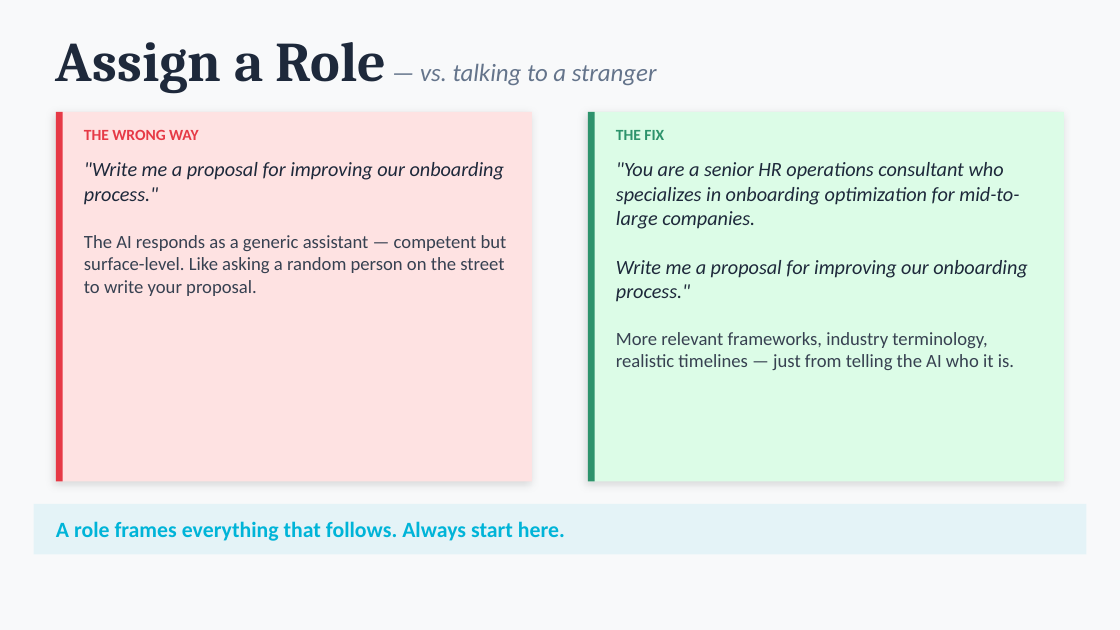
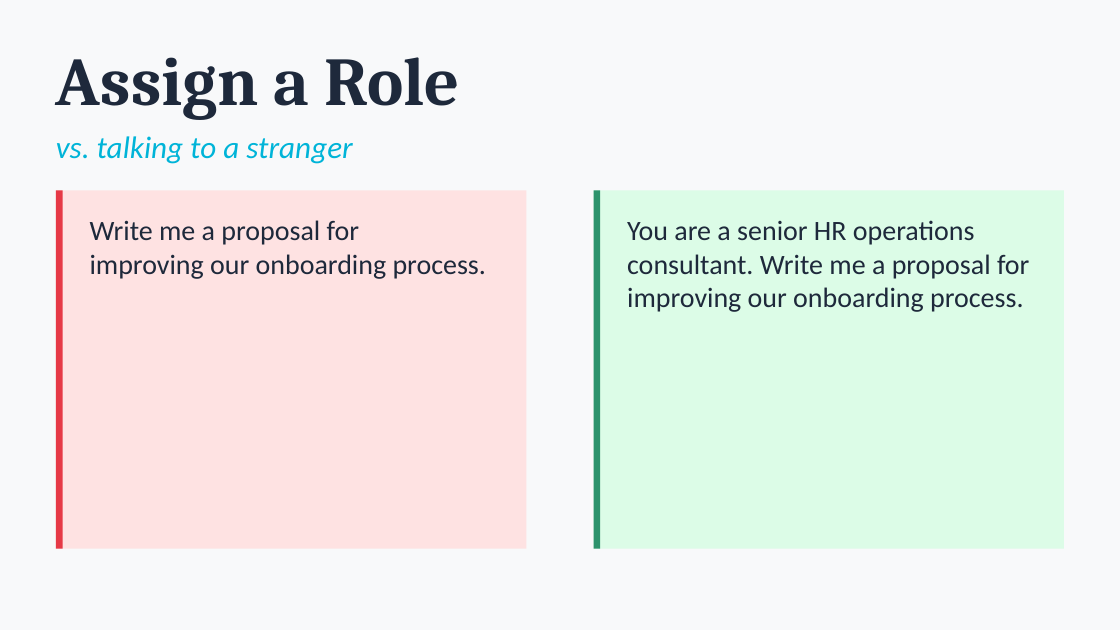
Before and after one commit to michaelengland/ai-best-practices, a slide deck: slide 25 of Getting-Agents-to-Give-Up-Their-Secrets.pptx (slide 18 before the commit). Drawn at 1120x630 pixels with LibreOffice and Linux fonts; fonts in the diff are those of the drawing. Boxes give left, top, right and bottom in pixels: in the first picture for what was removed or moved away, otherwise in the second. Text is boxed around its words. In the diff, an @@ line names an element or a change of style, - is before the commit and + after.

```diff
--- a/Getting-Agents-to-Give-Up-Their-Secrets.pptx
+++ b/Getting-Agents-to-Give-Up-Their-Secrets.pptx
@@ text added at box(56, 57, 460, 120), 44 pt, text #1E293B, bold @@
+Assign a Role
@@ text at box(56, 136, 352, 164): text changed; size 16 to 20 pt; text colour #64748B to #00B4D8 @@
-Assign a Role — vs. talking to a stranger
+vs. talking to a stranger
@@ text removed at box(84, 130, 199, 140) @@
-THE WRONG WAY
@@ text removed at box(616, 130, 664, 140) @@
-THE FIX
@@ rectangle: place and size @@
-rectangle at box(56, 112, 532, 482)
+rectangle at box(56, 190, 526, 549)
@@ rectangle at box(56, 190, 526, 549): shadow off @@
@@ rectangle: place and size @@
-rectangle at box(56, 112, 63, 482)
+rectangle at box(56, 190, 63, 549)
@@ rectangle at box(594, 190, 1064, 549): shadow off @@
@@ rectangle: place and size @@
-rectangle at box(588, 112, 1064, 482)
+rectangle at box(594, 190, 1064, 549)
@@ rectangle: place and size @@
-rectangle at box(588, 112, 595, 482)
+rectangle at box(594, 190, 600, 549)
@@ text at box(90, 220, 486, 279): text changed; size 12 to 18 pt; text colour #374151 to #1E293B @@
-"Write me a proposal for improving our onboarding process."
-The AI responds as a generic assistant — competent but surface-level. Like asking a random person on the street to write your proposal.
+Write me a proposal for
+improving our onboarding process.
@@ text at box(627, 220, 1029, 312): text changed; size 13 to 18 pt; italic off @@
-"You are a senior HR operations consultant who specializes in onboarding optimization for mid-to-large companies.
-Write me a proposal for improving our onboarding process."
-More relevant frameworks, industry terminology, realistic timelines — just from telling the AI who it is.
+You are a senior HR operations
+consultant. Write me a proposal for
+improving our onboarding process.
@@ rectangle removed at box(34, 504, 1086, 554) @@
@@ text removed at box(56, 521, 565, 541) @@
-A role frames everything that follows. Always start here.
```
Also in this commit, not shown: 27 other slides changed, 42 slides added, 23 slides removed, 1 other file.
